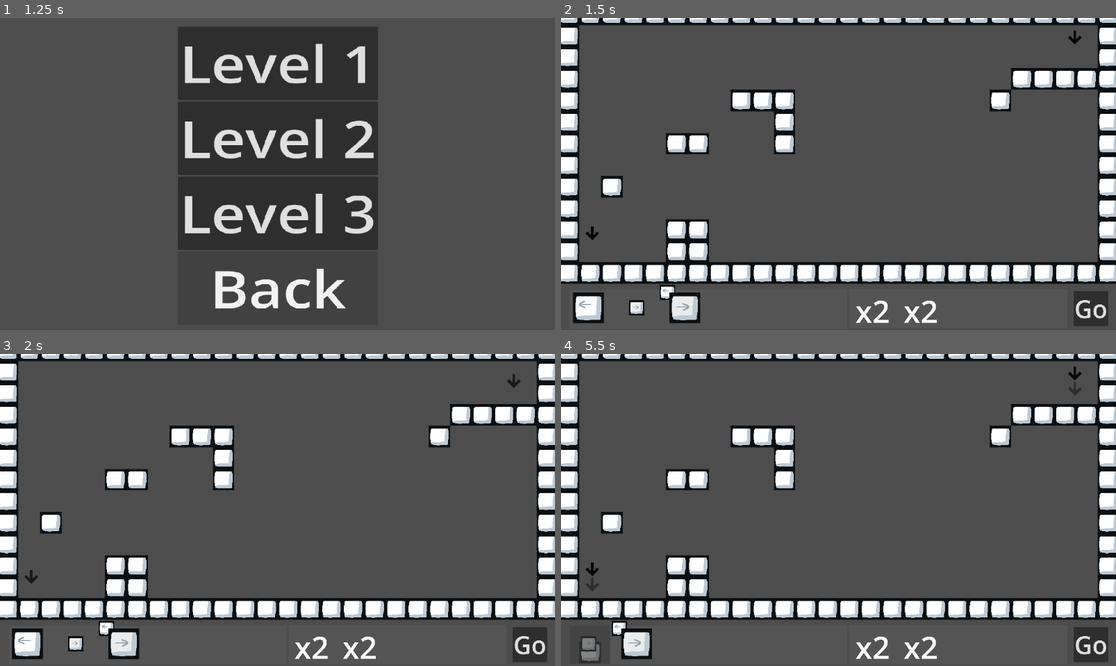
Above: before the commit, frames 1-4 (two rows, left to right).
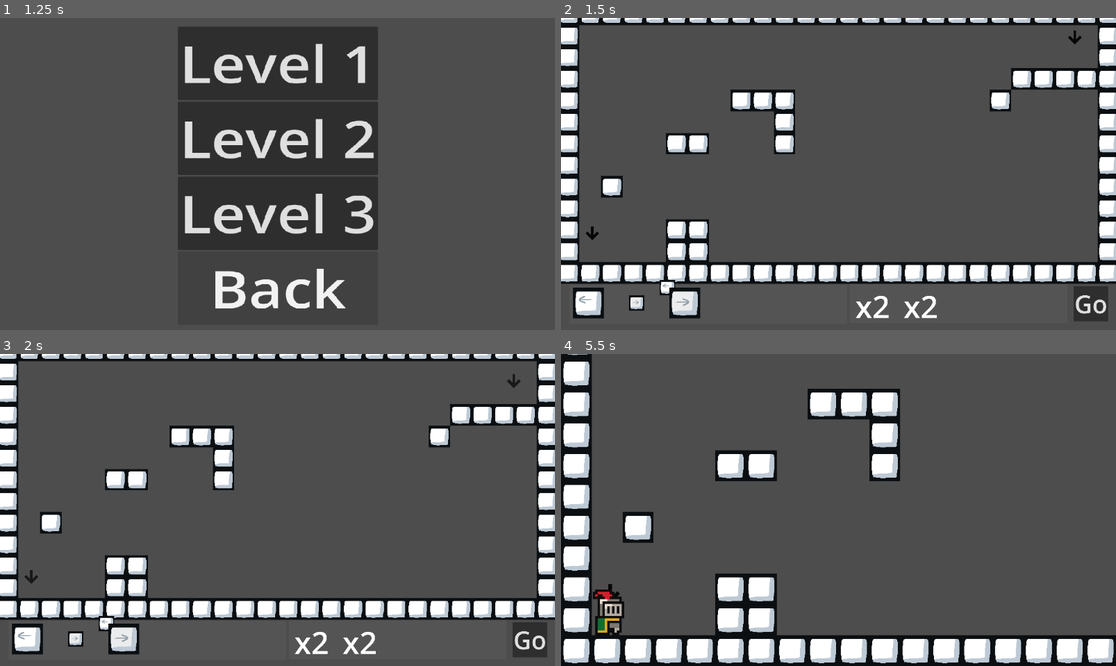
Above: after the commit, the same moments.

Repository: matt-neave/shapeEscape
Game: Godot game, scene res://scenes/menu.tscn
The game is run twice, just before and just after one commit, with the same random seed, the same clock (stepped at 60 frames per second) and the same inputs.
Inputs (mouse positions are in pixels of both pictures, inside the frame that each line leads up to):
- Up to frame 1 (1.25 s): click "Start Game" at 0.5 s
- Up to frame 2 (1.5 s): click "Level 1" at 1.25 s
- Up to frame 3 (2 s): no input
- Up to frame 4 (5.5 s): click "Go" at 2 s; click (1104, 644) at 2.75 s, where only the run before the commit has a clickable "Retry"; click (1088, 644) at 3.5 s, where only the run before the commit has a clickable "Go"; click (1104, 644) at 4.25 s, where only the run before the commit has a clickable "Retry"; click (588, 644) at 5.02 s

Frame 1 is identical in both runs. In frame 2, 1.9% of the frame differs, in the area x 2-99%, y 83-99%; in frame 3, 1.9%; in frame 4, 35%, in the area x 0-100%, y 0-100%.

Commit message:
Auto camera limits

Diff:
--- a/scenes/avaliable_shapes.tscn
+++ b/scenes/avaliable_shapes.tscn
@@ -27,3 +27,6 @@
 offset_right = 575.0
 offset_bottom = 81.0
 theme_override_constants/separation = 0
+
+[connection signal="mouse_entered" from="Panel" to="." method="_on_panel_mouse_entered"]
+[connection signal="mouse_exited" from="Panel" to="." method="_on_panel_mouse_exited"]
--- a/scenes/sample_world.tscn
+++ b/scenes/sample_world.tscn
@@ -17,7 +17,7 @@
 position = Vector2(0, -262)
 zoom = Vector2(0.7, 0.7)
 
-[node name="TileMap" type="TileMap" parent="."]
+[node name="TileMap" type="TileMap" parent="." node_paths=PackedStringArray("shapes_control")]
 tile_set = ExtResource("1_3xljd")
 format = 2
 layer_0/name = "base_map"
@@ -28,26 +28,27 @@
 layer_2/modulate = Color(1, 1, 1, 0.466667)
 layer_2/tile_data = PackedInt32Array()
 script = ExtResource("2_x5ed3")
+shapes_control = NodePath("../UI/AvaliableShapes")
 
 [node name="UI" type="CanvasLayer" parent="."]
 
 [node name="AvaliableShapes" parent="UI" instance=ExtResource("4_jnf17")]
 offset_left = 18.0
-offset_top = 564.0
-offset_right = 18.0
-offset_bottom = 564.0
+offset_top = 554.0
+offset_right = -560.0
+offset_bottom = -16.0
 
 [node name="AvaliableMultipliers" parent="UI" instance=ExtResource("5_86tck")]
 offset_left = 600.0
-offset_top = 563.0
+offset_top = 553.0
 offset_right = 31.0
-offset_bottom = 33.0
+offset_bottom = 23.0
 
 [node name="StartButton" type="Button" parent="UI"]
 offset_left = 1064.0
-offset_top = 567.0
+offset_top = 557.0
 offset_right = 1243.0
-offset_bottom = 750.0
+offset_bottom = 740.0
 scale = Vector2(0.4, 0.4)
 focus_mode = 0
 theme_override_font_sizes/font_size = 128
--- a/scripts/avaliable_shapes.gd
+++ b/scripts/avaliable_shapes.gd
@@ -1,7 +1,8 @@
 extends Control
 
+@onready var shape_container = $Panel/HBoxContainer
 var shapes = []
-@onready var shape_container = $Panel/HBoxContainer
+var mouse_over: bool = false
 const AVAILABLE_SHAPE = preload("res://scenes/available_shape.tscn")
 
 # Called when the node enters the scene tree for the first time.
@@ -25,3 +26,9 @@
 
 	shapes = GameManager.get_shapes_for_level()
 	_draw_available_shapes()
+
+func _on_panel_mouse_entered():
+	mouse_over = true
+
+func _on_panel_mouse_exited():
+	mouse_over = false
--- a/scripts/level_manager.gd
+++ b/scripts/level_manager.gd
@@ -7,6 +7,8 @@
 
 @onready var start_button: Button = $UI/StartButton
 @onready var phase_1_camera: Camera2D = $Phase1Camera
+@onready var ui = $UI
+
 const PLAYER = preload("res://scenes/player.tscn")
 
 var game_state = GameState.BUILD
@@ -30,7 +32,7 @@
 
 func _start_game():
 	game_state = GameState.PLAY
-
+	ui.hide()
 	var player = PLAYER.instantiate()
 	add_child(player)
 	start_button.text = "Retry"
@@ -38,6 +40,7 @@
 
 func _reset_game():
 	game_state = GameState.BUILD
+	ui.show()
 	start_button.text = "Go"
 
 	# Remove the player
--- a/scripts/player.gd
+++ b/scripts/player.gd
@@ -13,6 +13,19 @@
 	var spawn_point = get_parent().get_node_or_null("SpawnPoint")
 	if spawn_point:
 		global_position = spawn_point.global_position  # Set player's position to the spawn point
+
+	# Set the camera limits to the tilemap's used rect.
+	var tilemap: TileMap = get_parent().get_node("TileMap")
+	var rect = tilemap.get_used_rect()
+	# Scale by the tile size.
+	rect.size *= tilemap.tile_set.tile_size
+	rect.position *= tilemap.tile_set.tile_size
+	print(rect)
+	camera_2d.limit_left = rect.position.x
+	camera_2d.limit_right = rect.position.x + rect.size.x
+	camera_2d.limit_top = rect.position.y
+	camera_2d.limit_bottom = rect.position.y + rect.size.y
+
 
 	camera_2d.make_current()
 
--- a/scripts/tile_draw_controller.gd
+++ b/scripts/tile_draw_controller.gd
@@ -1,4 +1,6 @@
 extends TileMap
+
+@export var shapes_control: Control
 
 var shape
 var active_shapes = []
@@ -25,6 +27,11 @@
 func _place_shape():
 	var mouse_pos = get_global_mouse_position()
 	var cell_pos = local_to_map(mouse_pos)
+
+	if shapes_control.mouse_over:
+		placement_mode = false
+		return
+
 	if !get_used_cells(0).has(cell_pos) and !get_used_cells(1).has(cell_pos):
 		_place_shape_at_root(cell_pos)
 		SoundManager.play_sound(SoundManager.SOUNDS.TILE_PLACE)
@@ -35,7 +42,7 @@
 	placement_mode = true
 
 func exit_placement_mode(shape, shape_ui):
-	if true: # if shape is successfully placed
+	if !shapes_control.mouse_over: # if shape is successfully placed
 		shape_ui.expire()
 	placement_mode = false
 	_clear_placement_cells()
